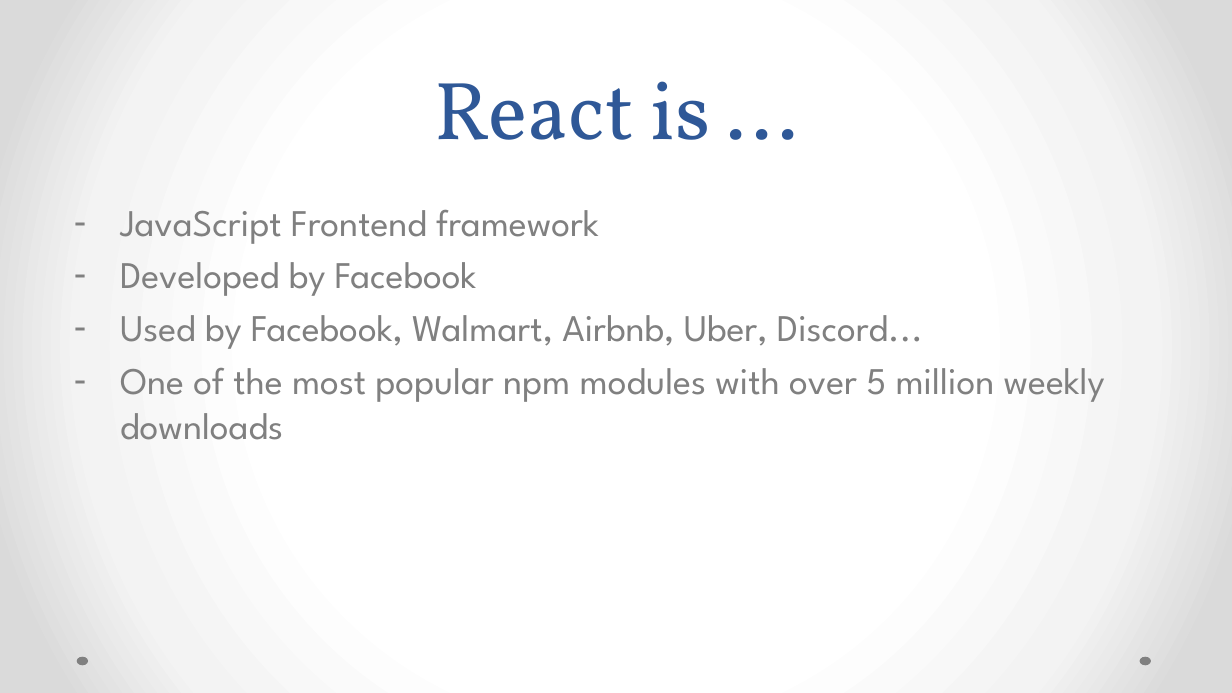
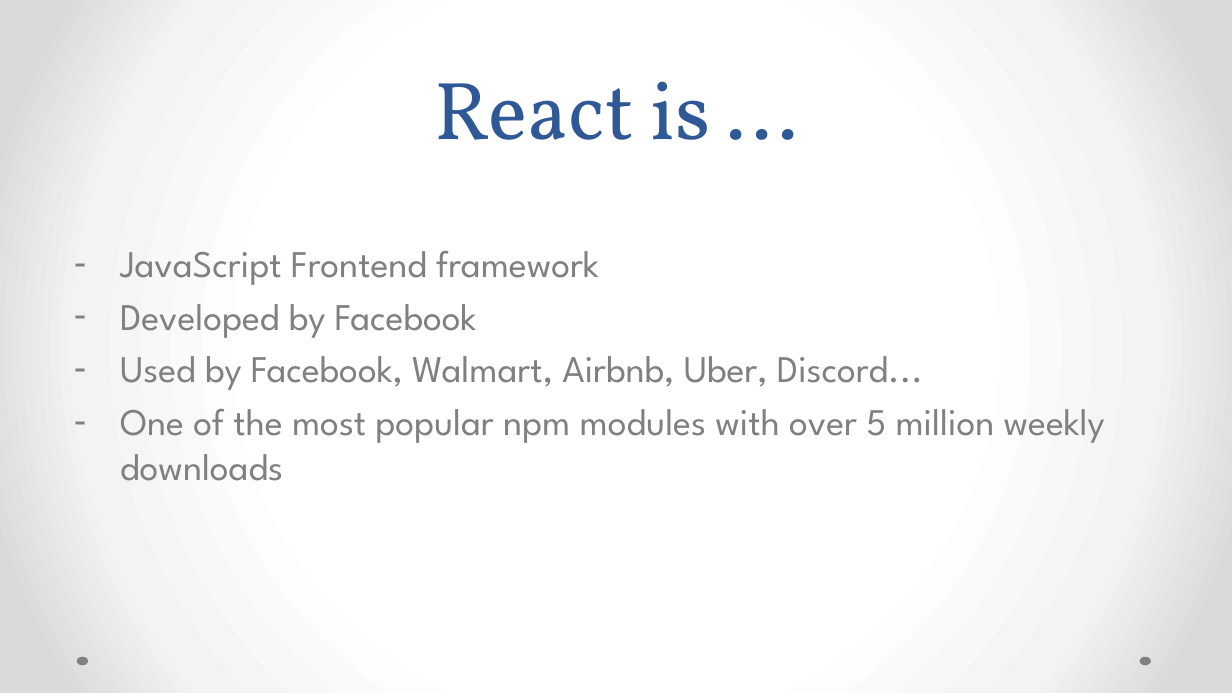
Before and after one commit to MirzaLeka/ReactLab, a slide deck: slide 2 of React js AP LAB.pptx. Drawn at 1232x693 pixels with LibreOffice and Linux fonts; fonts in the diff are those of the drawing. Boxes give left, top, right and bottom in pixels: in the first picture for what was removed or moved away, otherwise in the second. Text is boxed around its words. In the diff, an @@ line names an element or a change of style, - is before the commit and + after.

```diff
--- a/React js AP LAB.pptx
+++ b/React js AP LAB.pptx
@@ text "JavaScript Frontend framework": place and size @@
-text "JavaScript Frontend framework" at box(120, 210, 1105, 440)
+text "JavaScript Frontend framework" at box(120, 251, 1105, 481)
```
Also in this commit, not shown: 16 other slides changed, 2 other files.
